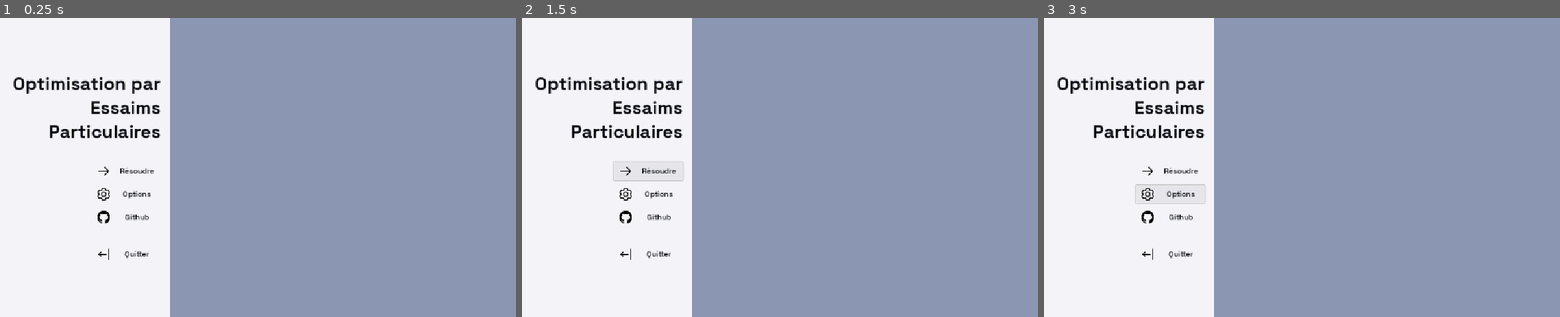
Above: before the commit, frames 1-3 (left to right).
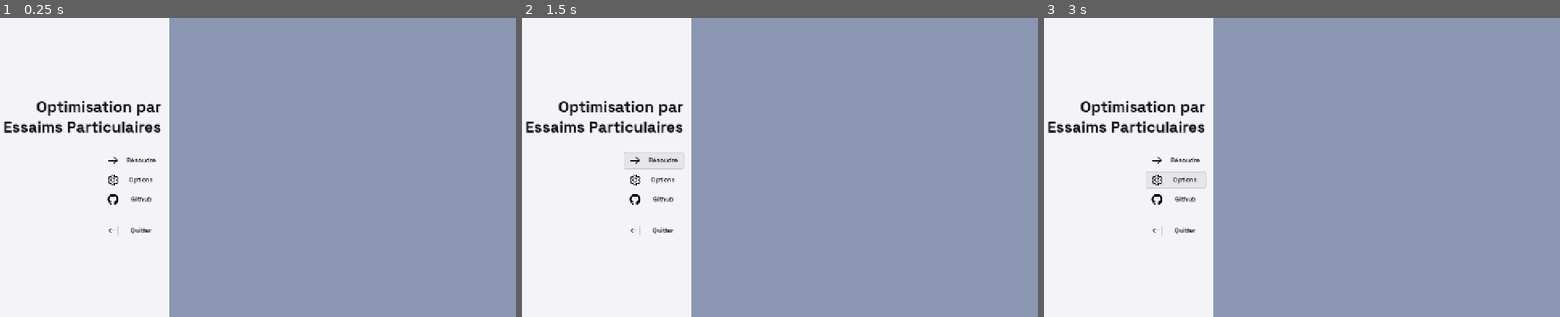
Above: after the commit, the same moments.

Repository: eni-school-project/particle-swarm-optimization
Game: Godot game, scene res://main.tscn
Two runs of this game, one before a commit and one after it. Both use one fixed random seed, a clock stepped at 60 frames per second and the inputs below.
Inputs:
- Up to frame 1 (0.25 s): no input
- Up to frame 2 (1.5 s): click "Résoudre" at 0.5 s; click "Résoudre" at 1.25 s
- Up to frame 3 (3 s): click "Résoudre" at 2 s; click "Options" at 2.75 s

The runs differ from the first frame. In frame 1, 3.1% of the frame differs, in the area x 0-33%, y 0-100%; in frame 2, 3.2%; in frame 3, 3.2%.

Commit message:
Edit : updated project file

Diff:
--- a/project.godot
+++ b/project.godot
@@ -17,4 +17,6 @@
 
 [display]
 
+window/size/viewport_width=1366
+window/size/viewport_height=768
 window/stretch/mode="canvas_items"
